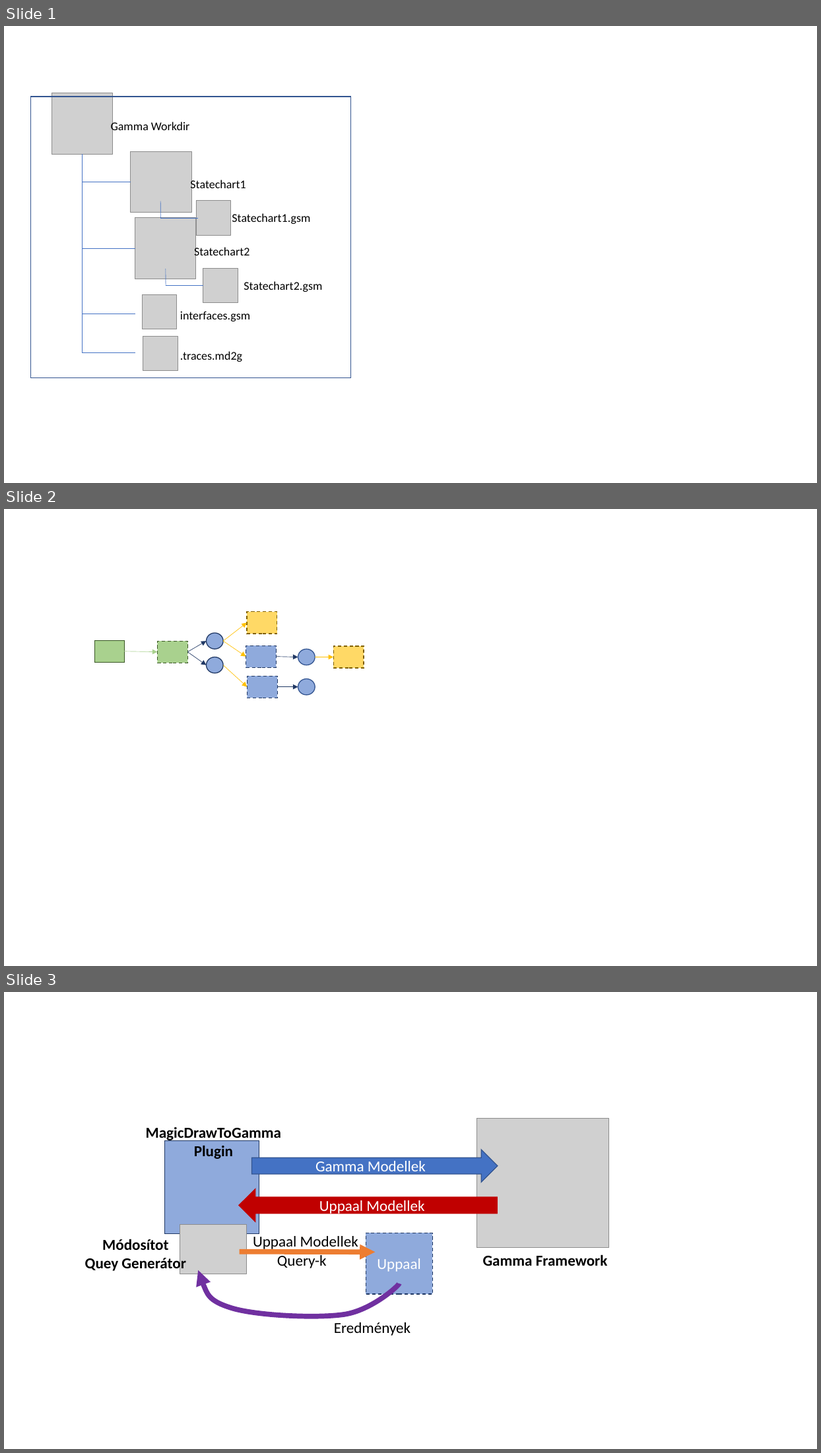
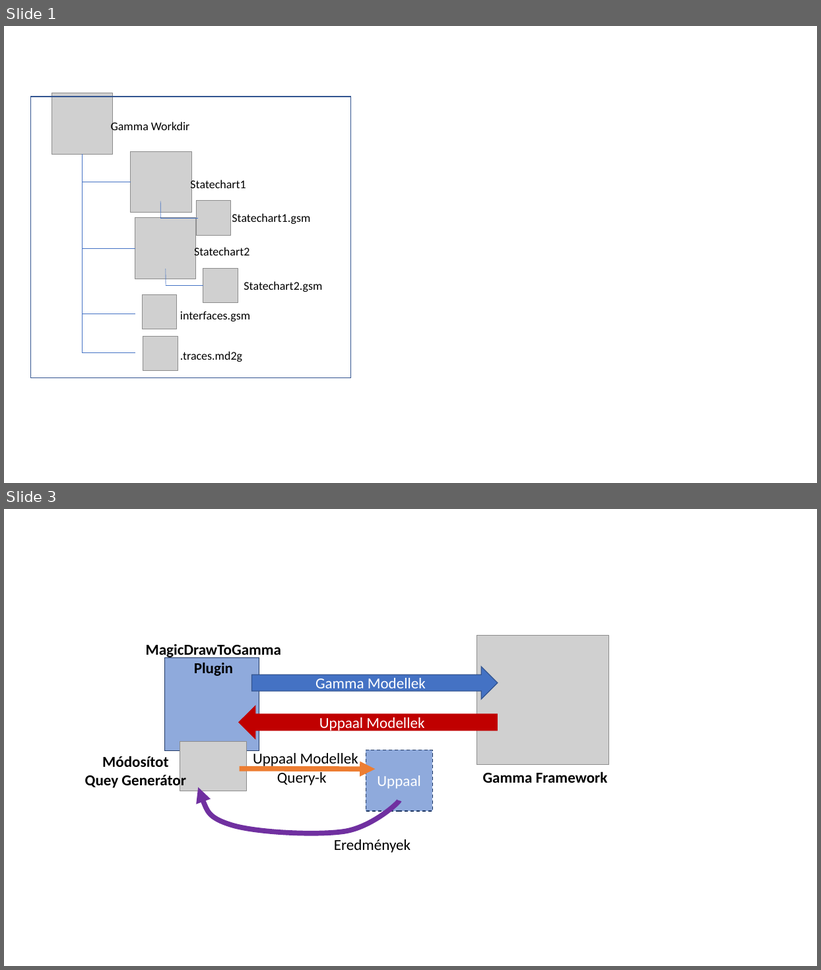
Before and after one commit to TheKorpos/bsc-thesis-latex, a slide deck: src/figures/figs.pptx. Shown one above the other, each under a label of ours: slides 1, 2 and 3 before the commit, slides 1 and 3 after it; the slides between them are not shown. The pictures are 821x1453 and 821x970 pixels, drawn with LibreOffice and Linux fonts; fonts in the diff are those of the drawing; grey boxes stand for pictures. Boxes give left, top, right and bottom in pixels: in the first picture for what was removed or moved away, otherwise in the second. Text is boxed around its words. In the diff, an @@ line names an element or a change of style, - is before the commit and + after.

```diff
--- a/src/figures/figs.pptx
+++ b/src/figures/figs.pptx
@@ slide 2 removed at [4, 509, 817, 966], background #FFFFFF @@
@@ arrow removed from (224, 642) to (247, 623) @@
@@ rectangle removed at [247, 612, 277, 634] @@
@@ rectangle removed at [95, 641, 124, 663] @@
@@ rectangle removed at [158, 642, 188, 663] @@
@@ arrow removed from (187, 652) to (207, 642) @@
@@ ellipse removed at [207, 633, 224, 649] @@
@@ arrow removed from (224, 642) to (246, 657) @@
@@ rectangle removed at [246, 646, 277, 667] @@
@@ rectangle removed at [333, 646, 364, 668] @@
@@ arrow removed from (124, 652) to (158, 652) @@
@@ arrow removed from (187, 652) to (207, 665) @@
@@ ellipse removed at [207, 657, 224, 673] @@
@@ arrow removed from (224, 665) to (248, 687) @@
@@ arrow removed from (276, 657) to (298, 657) @@
@@ ellipse removed at [298, 650, 315, 665] @@
@@ arrow removed from (315, 657) to (333, 657) @@
@@ rectangle removed at [248, 676, 278, 698] @@
@@ ellipse removed at [298, 679, 315, 695] @@
@@ arrow removed from (277, 687) to (298, 687) @@
```
Also in this commit, not shown: 1 slide added, 8 other files.
